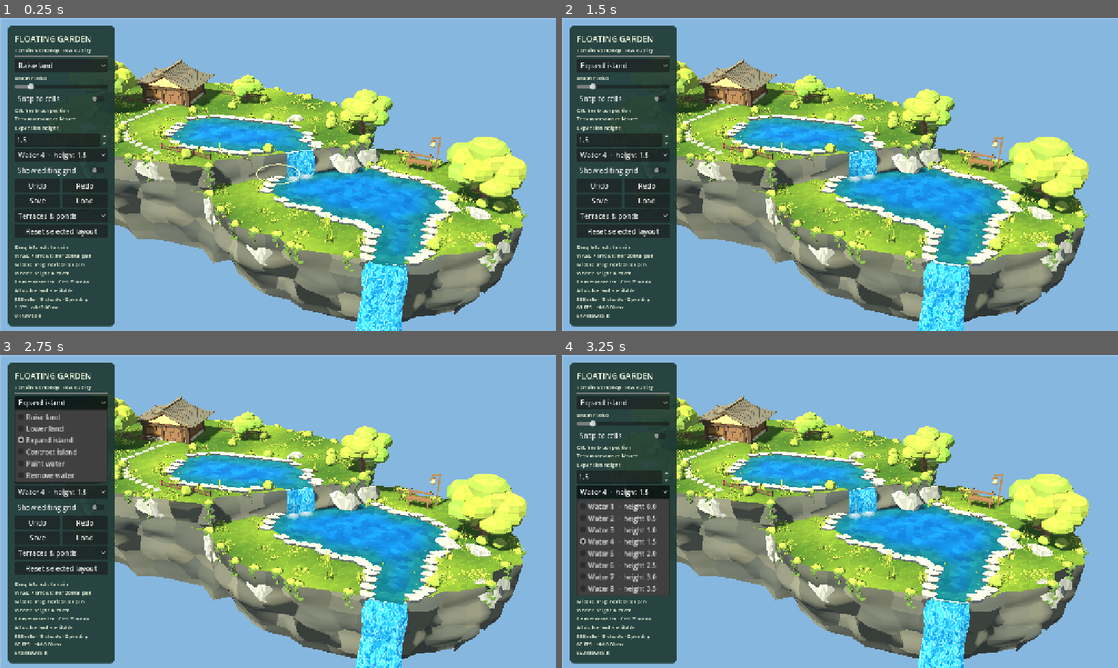
Above: before the commit, frames 1-4 (two rows, left to right).
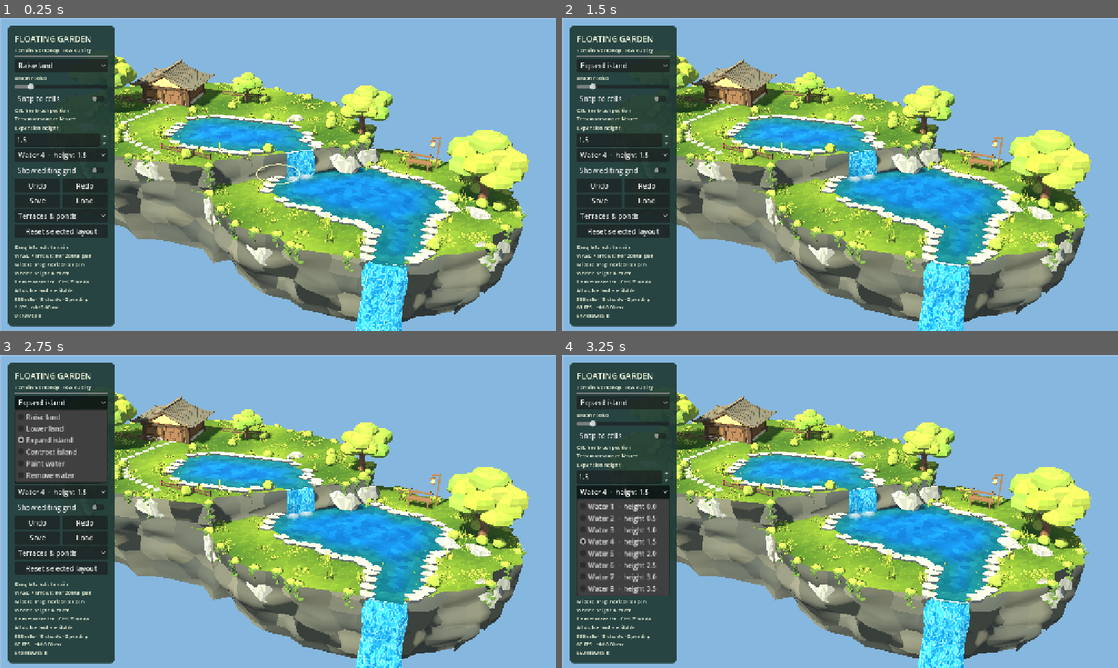
Above: after the commit, the same moments.

Repository: YI1219/Idle_and_incremental_game
Game: Godot game, scene res://scenes/terrain_editor.tscn
Two runs of this game, one before a commit and one after it. Both use one fixed random seed, a clock stepped at 60 frames per second and the inputs below.
Inputs:
- Up to frame 1 (0.25 s): no input
- Up to frame 2 (1.5 s): click "Raise land" at 0.5 s; click "Snap to cells" at 1.25 s
- Up to frame 3 (2.75 s): click "Expand island" at 2 s
- Up to frame 4 (3.25 s): click "Water 4 · height 1.5" at 2.75 s

The runs differ from the first frame. In frame 1, 2.8% of the frame differs, in the area x 20-96%, y 12-63%; in frame 2, 2.8%; in frame 3, 2.8%; in frame 4, 2.8%.

Commit message:
Expose retained tree forks beneath higher angular crowns

Diff:
--- a/art/review/terrain_fidelity/2026-10-05/performance.json
+++ b/art/review/terrain_fidelity/2026-10-05/performance.json
@@ -9,103 +9,103 @@
 		{
 			"cells": 593,
 			"draw_calls": 496.0,
-			"duration_seconds": 12.000086,
+			"duration_seconds": 12.001103,
 			"edits": [
 				{
 					"changed_cells": 16,
 					"operation": "raise",
-					"visible_response_ms": 143.838
+					"visible_response_ms": 138.056
 				},
 				{
 					"changed_cells": 12,
 					"operation": "lower",
-					"visible_response_ms": 152.009
+					"visible_response_ms": 117.733
 				},
 				{
 					"changed_cells": 14,
 					"operation": "expand",
-					"visible_response_ms": 157.028
+					"visible_response_ms": 113.556
 				},
 				{
 					"changed_cells": 16,
 					"operation": "contract",
-					"visible_response_ms": 150.879
+					"visible_response_ms": 142.569
 				}
 			],
-			"frame_count": 1807,
-			"max_ms": 73.249,
-			"median_ms": 6.109,
-			"p95_ms": 16.193,
+			"frame_count": 1877,
+			"max_ms": 60.433,
+			"median_ms": 5.907,
+			"p95_ms": 15.354,
 			"run": 1,
-			"static_memory_mib": 57.8817129135132,
+			"static_memory_mib": 57.8876066207886,
 			"video_memory_mib": 206.875
 		},
 		{
 			"cells": 593,
 			"draw_calls": 496.0,
-			"duration_seconds": 12.008079,
+			"duration_seconds": 12.007043,
 			"edits": [
 				{
 					"changed_cells": 16,
 					"operation": "raise",
-					"visible_response_ms": 131.326
+					"visible_response_ms": 135.233
 				},
 				{
 					"changed_cells": 12,
 					"operation": "lower",
-					"visible_response_ms": 132.95
+					"visible_response_ms": 138.259
 				},
 				{
 					"changed_cells": 14,
 					"operation": "expand",
-					"visible_response_ms": 147.511
+					"visible_response_ms": 143.548
 				},
 				{
 					"changed_cells": 16,
 					"operation": "contract",
-					"visible_response_ms": 168.649
+					"visible_response_ms": 171.387
 				}
 			],
-			"frame_count": 1785,
-			"max_ms": 77.321,
-			"median_ms": 6.354,
-			"p95_ms": 15.996,
+			"frame_count": 1850,
+			"max_ms": 76.994,
+			"median_ms": 5.695,
+			"p95_ms": 15.43,
 			"run": 2,
-			"static_memory_mib": 57.8880414962769,
+			"static_memory_mib": 57.8939352035522,
 			"video_memory_mib": 206.875
 		},
 		{
 			"cells": 593,
 			"draw_calls": 496.0,
-			"duration_seconds": 12.001076,
+			"duration_seconds": 12.000949,
 			"edits": [
 				{
 					"changed_cells": 16,
 					"operation": "raise",
-					"visible_response_ms": 134.764
+					"visible_response_ms": 137.428
 				},
 				{
 					"changed_cells": 12,
 					"operation": "lower",
-					"visible_response_ms": 142.018
+					"visible_response_ms": 144.07
 				},
 				{
 					"changed_cells": 14,
 					"operation": "expand",
-					"visible_response_ms": 148.626
+					"visible_response_ms": 141.392
 				},
 				{
 					"changed_cells": 16,
 					"operation": "contract",
-					"visible_response_ms": 153.312
+					"visible_response_ms": 155.188
 				}
 			],
-			"frame_count": 1794,
-			"max_ms": 75.039,
-			"median_ms": 6.23,
-			"p95_ms": 15.769,
+			"frame_count": 1829,
+			"max_ms": 78.323,
+			"median_ms": 6.055,
+			"p95_ms": 15.546,
 			"run": 3,
-			"static_memory_mib": 57.8915700912476,
+			"static_memory_mib": 57.8974637985229,
 			"video_memory_mib": 206.875
 		}
 	],
--- a/art/review/terrain_fidelity/2026-10-05/verification.json
+++ b/art/review/terrain_fidelity/2026-10-05/verification.json
@@ -1,6 +1,6 @@
 {
   "engine": "Godot 4.7.2",
-  "scope": "Fresh final checks for finer advected waterfall material with varied line brightness, pixel-footprint smoothing, lighter blue palette and lower emission. Actual Metal captures compile/render the shader; geometry remains unchanged. Includes contour, shoreline, waterfa …(116 unchanged characters)…
+  "scope": "Fresh final checks for raised, more angular crowns above taller CC0 trunks with original low forks lifted into the crown at runtime. Geometry topology and ground-contact vertices remain unchanged. Actual Metal full/detail/four-edit captures regenerated. Includes contour, shoreline, waterfa …(116 unchanged characters)…
   "suite": [
     {
       "test": "terrain_contour_test.gd",
@@ -84,10 +84,54 @@
       "failures": 0,
       "smallest_gap": 0.0306
     },
-    "terrain_model_bounds_test": 9
+    "terrain_model_bounds_test": 9,
+    "branch_tip_probe": {
+      "method": "Temporary ray-parity tests against each final transformed leaf mesh, independent reviewer rerun",
+      "sampled_tips": 4,
+      "covered_tips": 4,
+      "source_points": [
+        [
+          -0.3507,
+          0.6967,
+          -0.1184
+        ],
+        [
+          0.3048,
+          0.5095,
+          -0.0888
+        ],
+        [
+          0,
+          0.3964,
+          -0.3033
+        ],
+        [
+          0,
+          0.8272,
+          0
+        ]
+      ],
+      "final_lobes": [
+        [
+          4,
+          9
+        ],
+        [
+          0,
+          5
+        ],
+        [
+          2
+        ],
+        [
+          13
+        ]
+      ],
+      "limitations": "Chosen points only; not exhaustive branch coverage."
+    }
   },
   "regression": "Existing mixed-height waterfall joins remain 24/24. New splash checks failed 24/26 before raised/faded …(516 unchanged characters)…
-  "review": "Independent finer-flow review found no Important correctness issue. World-Y advection has velocity \u22121.45/2.6 (about \u22120.56 world units/second), with both distortions in the same advected field. Geometry, picking and camera are unchanged. Review flagged a bright net; glint strength was reduced .86\u2192.55 and final actual captures regenerated. The material still reads as a patterned sheet. Existing cliff/cache and foliage reviews cover preceding changes. Still captures do not establish temporal shimmer quality. Visual user acceptance remains pending.",
+  "review": "Independent final branch-lift review found no Important correctness issue, reran model-bounds9/9 and actual-mesh tip containment. Four sampled fork/stem tips are inside crown lobes after lifting; XZ coordinates and base vertices below the threshold remain fixed, shared vertices deform identically and normals rebuild from transformed faces. Final captures improve on baseline and the discarded low-cluster pass, with clearer forks. Crowns remain visibly modular, and branching/root flare are simpler than the target. Four tip samples do not prove exhaustive branch-surface coverage. Previous cliff/cache and water reviews cover retained changes. Visual user acceptance remains pending.",
   "limitations": [
     "Target Windows thin laptop/MacBook Air and long-idle performance are unmeasured this round.",
     "Legacy unrelated gameplay suite is historical evidence for the previous revision, not a fresh full-suite claim."
--- a/assets/nature/kenney/provenance.json
+++ b/assets/nature/kenney/provenance.json
@@ -2,7 +2,7 @@
   "source": "https://kenney.nl/assets/nature-kit",
   "license": "CC0-1.0",
   "original_local": "art/source/third_party/kenney_nature_kit/2026-09-20/original",
-  "integration": "Original GLBs retained. Runtime materials recolored; 14 overlapping crown lobes assemble original oak leaf parts and detailed-tree wood parts with broader, lower proportions. Leaf surfaces receive one triangle subdivision and a partial irregular ellipsoid blend for rounder facets; bounds use surface-referenced vertices …(79 unchanged characters)…
+  "integration": "Original GLBs retained. Runtime materials recolored; 14 overlapping crown lobes assemble original oak leaf parts above taller, broader detailed-tree wood parts to reveal existing forks. Original low forks receive a runtime upward lift into the raised crown, preserving source topology and ground-contact vertices. Leaf surfaces receive one triangle subdivision and a partial irregular ellipsoid blend (.48 for tree crowns, .68 for bushes/vines); bounds use surface-referenced vertices …(79 unchanged characters)…
   "files": {
     "tree_oak.glb": "d7fd8773674928c50c11b66d12c636d49bdcc15a8b1c7fbb98e6f63a3439a3f3",
     "tree_detailed.glb": "c041daf2f0fb1d49e4325227cbcd58667adbe51e9b55e8c1f0a94b74cc521b3b",
--- a/scripts/terrain_editor/terrain_models.gd
+++ b/scripts/terrain_editor/terrain_models.gd
@@ -9,7 +9,7 @@
 	var wood:Array=_load("tree_detailed","tree_wood")
 	var leaf:Array=_load("tree_oak","tree_leaf")
 	var tree:Array=[]
-	var wood_shape:=Transform3D(Basis.IDENTITY.scaled(Vector3(1.10,.84,1.10)),Vector3.ZERO)
+	var wood_shape:=Transform3D(Basis.IDENTITY.scaled(Vector3(1.24,1.07,1.24)),Vector3.ZERO)
 	for part:Dictionary in wood:tree.append({"mesh":part.mesh,"pose":wood_shape*part.pose})
 	for i in 14:
 		var angle:=i*2.39996
@@ -22,10 +22,10 @@
 		if i==13:
 			center=Vector3(-.05,1.05,.04)
 			size=Vector3(1.08,.84,1.04)
-		center=Vector3(center.x*1.12,center.y*.84,center.z*1.12)
+		center=Vector3(center.x*1.12,(center.y+.18)*.84,center.z*1.12)
 		for part:Dictionary in leaf:
 			var box:AABB=part.mesh.get_aabb()
-			var basis:=Basis(Vector3.UP,angle*.43).scaled(size*Vector3(1.12,.84,1.12))
+			var basis:=Basis(Vector3.UP,angle*.43).scaled(size*Vector3(1.12,.756,1.12))
 			var pose:=Transform3D(basis,center-basis*(box.position+box.size*.5))
 			var tint:=Color(.94+.08*sin(i*2.1),.98+.045*cos(i*1.7),.94+.06*sin(i*.6),1)
 			tree.append({"mesh":part.mesh,"pose":pose,"tint":tint})
@@ -85,6 +85,8 @@
 				var a:=vertices[indices[i] if not indices.is_empty() else i]
 				var b:=vertices[indices[i+1] if not indices.is_empty() else i+1]
 				var c:=vertices[indices[i+2] if not indices.is_empty() else i+2]
+				if kind=="tree_wood":
+					a=_lift_branches(a);b=_lift_branches(b);c=_lift_branches(c)
 				if kind=="shore_rock":
 					a.y=minf(a.y,.27);b.y=minf(b.y,.27);c.y=minf(c.y,.27)
 				var shade:=.90+.13*sin((a.x+b.x+c.x)*12.13+(a.y+b.y+c.y)*8.17+(a.z+b.z+c.z)*4.7)
@@ -98,7 +100,8 @@
 					var ca:=(c+a)*.5
 					var faces:=[[a,ab,ca],[ab,b,bc],[ca,bc,c],[ab,bc,ca]]
 					for face in faces:
-						builder.triangle(_round_leaf(face[0],box),_round_leaf(face[1],box),_round_leaf(face[2],box),color)
+						var blend:=.48 if kind=="tree_leaf" else .68
+						builder.triangle(_round_leaf(face[0],box,blend),_round_leaf(face[1],box,blend),_round_leaf(face[2],box,blend),color)
 				else:builder.triangle(a,b,c,color)
 
 			mesh=builder.mesh()
@@ -128,7 +131,14 @@
 	mesh.surface_set_material(0,material)
 	return {"mesh":mesh,"pose":Transform3D.IDENTITY}
 
-func _round_leaf(point:Vector3,box:AABB)->Vector3:
+func _lift_branches(point:Vector3)->Vector3:
+	# Lift the two low forks of the retained CC0 detailed-tree mesh into the
+	# raised crown. Base vertices at Y<=.18 stay fixed; shared vertices deform identically.
+	var lift:=maxf(0,-point.z-.055)*1.50+maxf(0,point.x-.12)*.95
+	point.y+=lift*smoothstep(.18,.35,point.y)
+	return point
+
+func _round_leaf(point:Vector3,box:AABB,blend:float=.68)->Vector3:
 	# Derive a rounder faceted lobe from the existing CC0 leaf mesh. Source files
 	# stay intact; one subdivision replaces its broad flat faces with smaller facets.
 	var center:=box.position+box.size*.5
@@ -136,4 +146,4 @@
 	var unit:=(point-center)/radius.max(Vector3.ONE*.0001)
 	var direction:=unit.normalized()
 	var uneven:=1.0+.055*sin(direction.x*7.1+direction.y*4.3)*sin(direction.z*6.7-direction.y*3.1)
-	return point.lerp(center+direction*radius*uneven,.68)
+	return point.lerp(center+direction*radius*uneven,blend)
Not shown, changed: CURRENT_CONTEXT.md
Not shown, changed: art/review/terrain_fidelity/2026-10-05/review.md
Not shown, changed: docs/terrain.md
